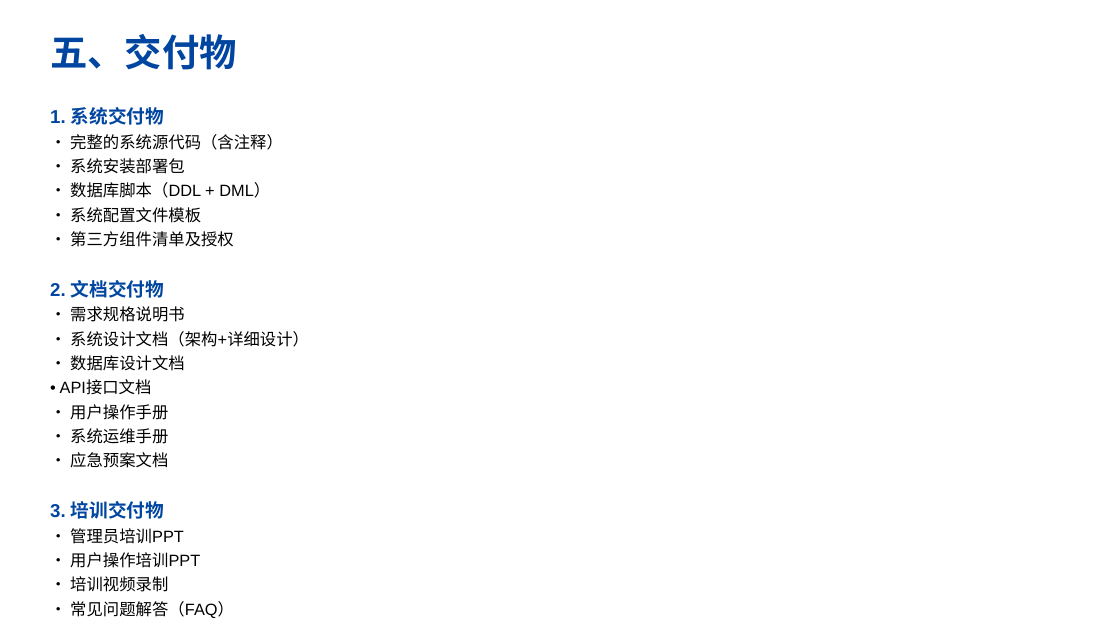
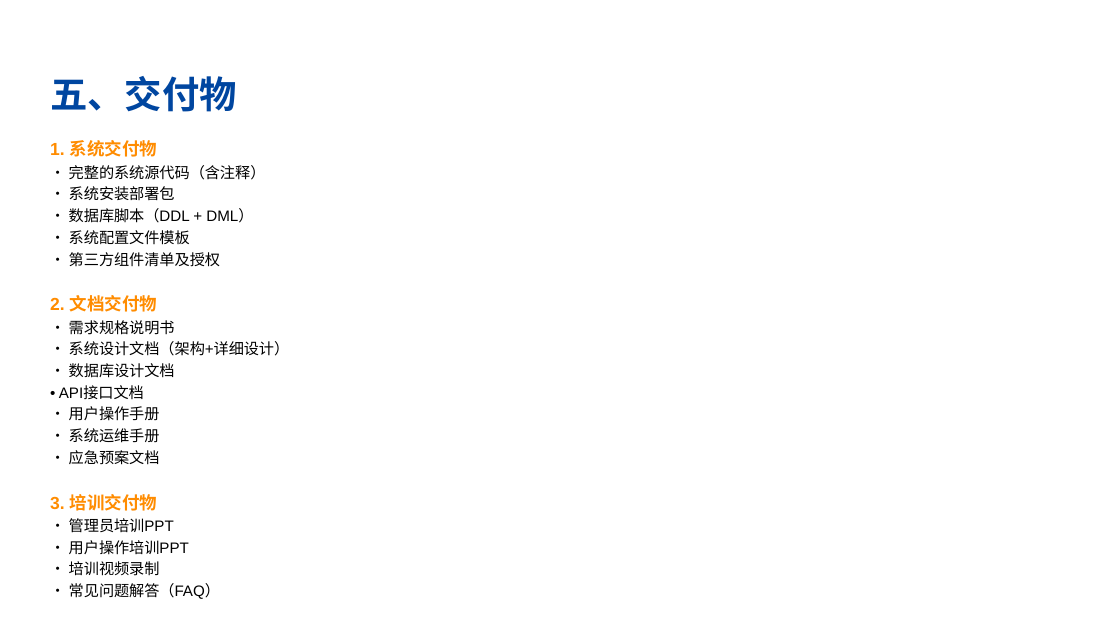
Before and after one commit to ctrlaomao/bjstarfish, a slide deck: slide 9 of report_ppt/融合.pptx. Drawn at 1120x630 pixels with LibreOffice and Linux fonts; fonts in the diff are those of the drawing; background and template pictures are left out. Boxes give left, top, right and bottom in pixels: in the first picture for what was removed or moved away, otherwise in the second. Text is boxed around its words. In the diff, an @@ line names an element or a change of style, - is before the commit and + after.

```diff
--- a/report_ppt/融合.pptx
+++ b/report_ppt/融合.pptx
@@ text "五、交付物": place and size @@
-text "五、交付物" at [50, 34, 237, 70]
+text "五、交付物" at [50, 76, 237, 112]
@@ text "1. 系统交付物": place and size @@
-text "1. 系统交付物" at [50, 107, 309, 592]
+text "1. 系统交付物" at [50, 140, 290, 599]
@@ text "1. 系统交付物" at [50, 140, 290, 599]: size 16 to 15 pt, text colour #0046A0 to #FF8C00 in "1. 系统交付物", "2. 文档交付物", "3. 培训交付物"; size 14 to 13 pt in "• 完整的系统源代码（含注释）", "• 系统安装部署包", "• 数据库脚本（DDL + DML）", "• 系统配置文件模板" and 12 more places; less space between paragraphs @@
```
Also in this commit, not shown: 15 other slides changed, 1 other file.
